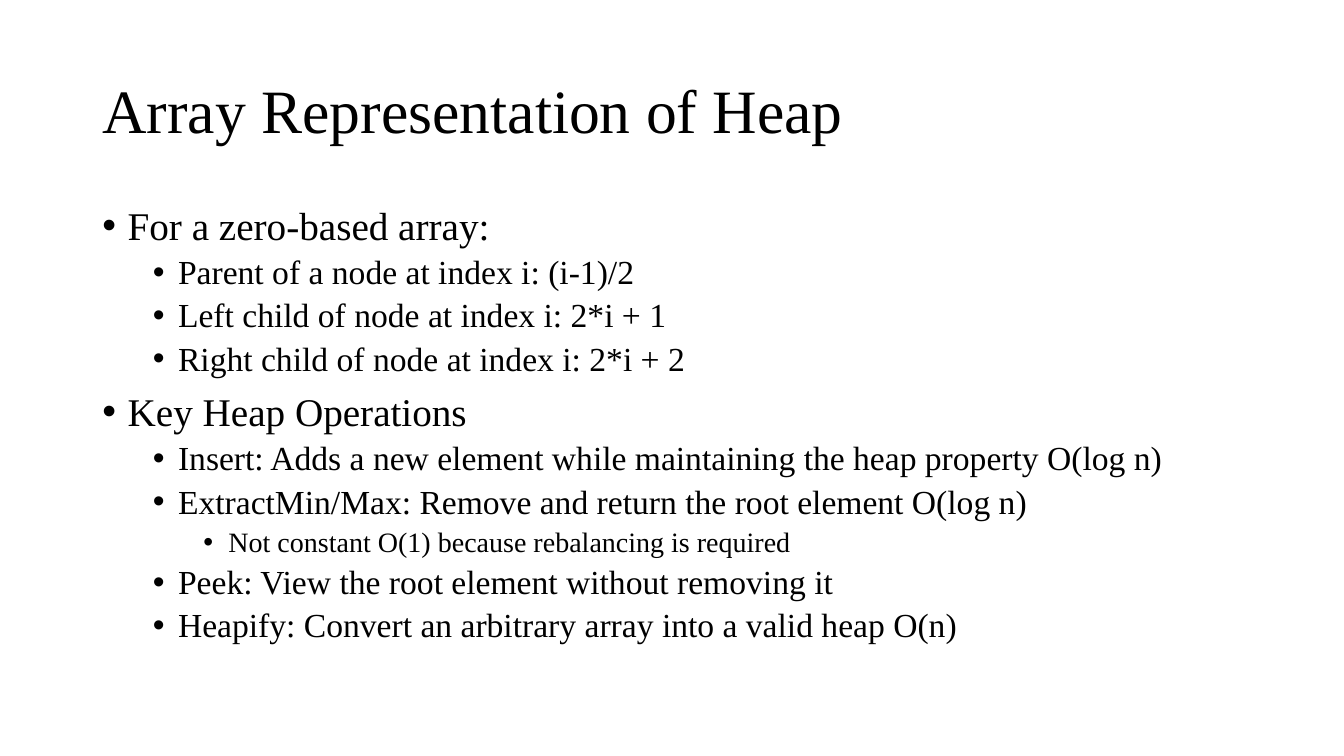
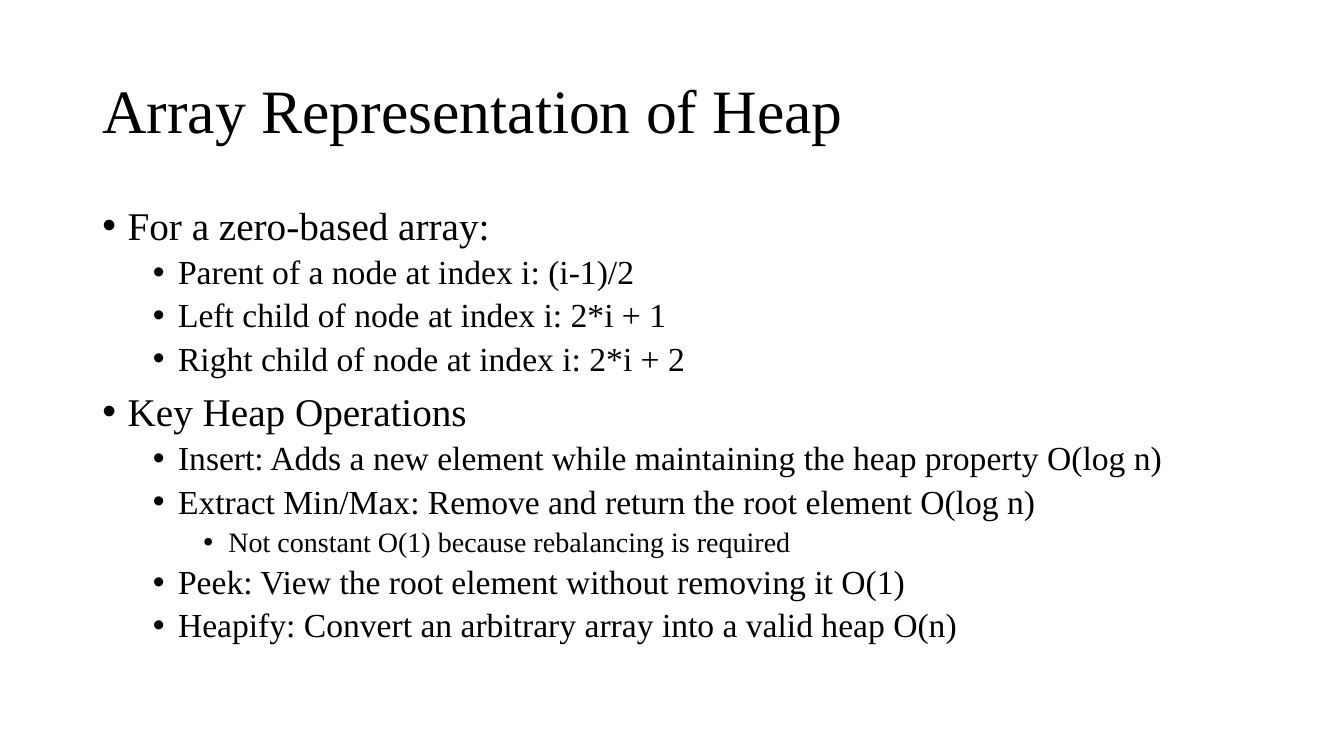
Before and after one commit to AughdonBreslin/CS501IntroToJava, a slide deck: slide 11 of Lectures/16_Queues.pptx. Drawn at 1344x756 pixels with LibreOffice and Linux fonts; fonts in the diff are those of the drawing. Boxes give left, top, right and bottom in pixels: in the first picture for what was removed or moved away, otherwise in the second. Text is boxed around its words. In the diff, an @@ line names an element or a change of style, - is before the commit and + after.

Commit message:
Finishing lecture 16 changes, lecture 17

```diff
--- a/Lectures/16_Queues.pptx
+++ b/Lectures/16_Queues.pptx
@@ text at bbox=[178, 490, 1035, 520]: spaces changed @@
-  • ExtractMin/Max: Remove and return the root element O(log n)
+  • Extract Min/Max: Remove and return the root element O(log n)
@@ text at bbox=[178, 570, 904, 601]: text changed @@
-  • Peek: View the root element without removing it
+  • Peek: View the root element without removing it O(1)
```
Also in this commit, not shown: 13 other files.
